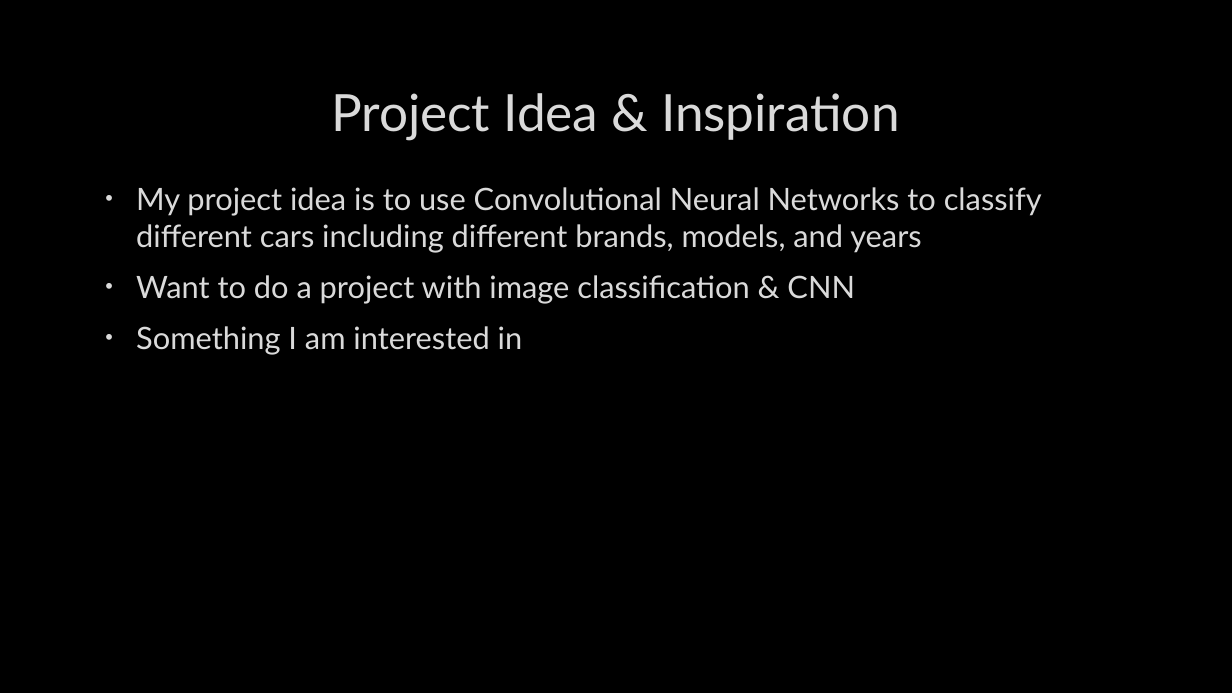
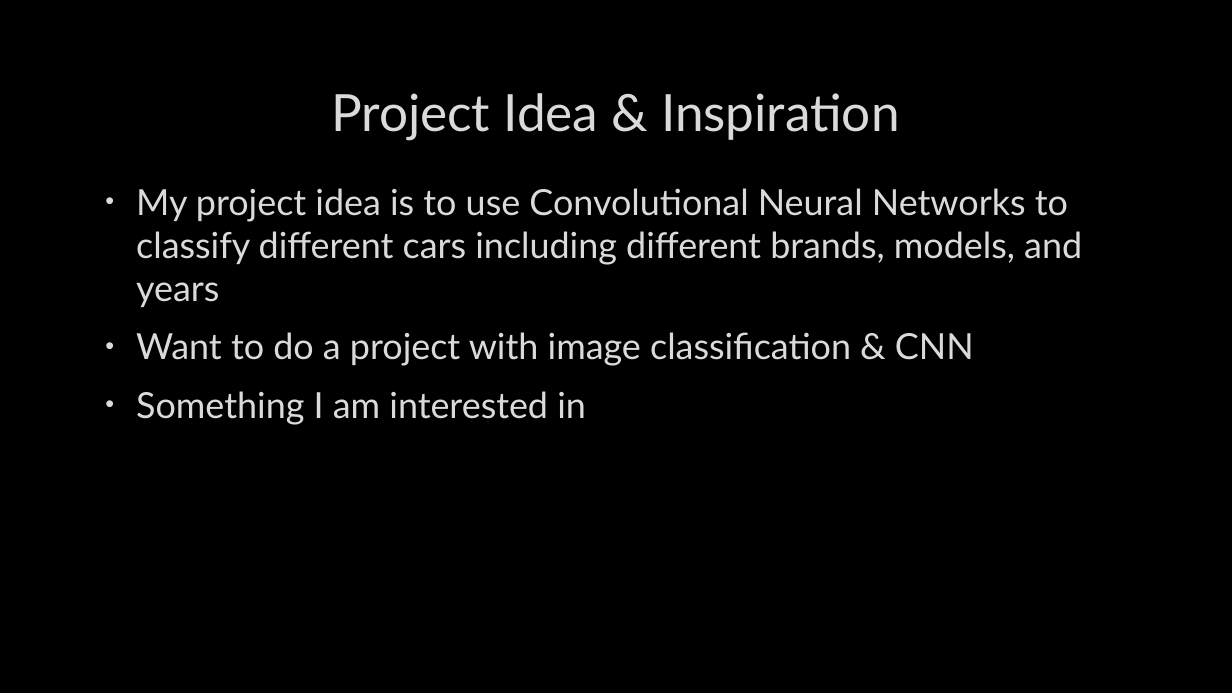
Before and after one commit to nexttimesr/car-classification, a slide deck: slide 2 of project.pptx. Drawn at 1232x693 pixels with LibreOffice and Linux fonts; fonts in the diff are those of the drawing; background and template pictures are left out. Boxes give left, top, right and bottom in pixels: in the first picture for what was removed or moved away, otherwise in the second. Text is boxed around its words. In the diff, an @@ line names an element or a change of style, - is before the commit and + after.

```diff
--- a/project.pptx
+++ b/project.pptx
@@ text "My project idea is to ..." at <box>136,188,1082,425</box>: size 24 to 28 pt @@
```
Also in this commit, not shown: 3 other slides changed.
